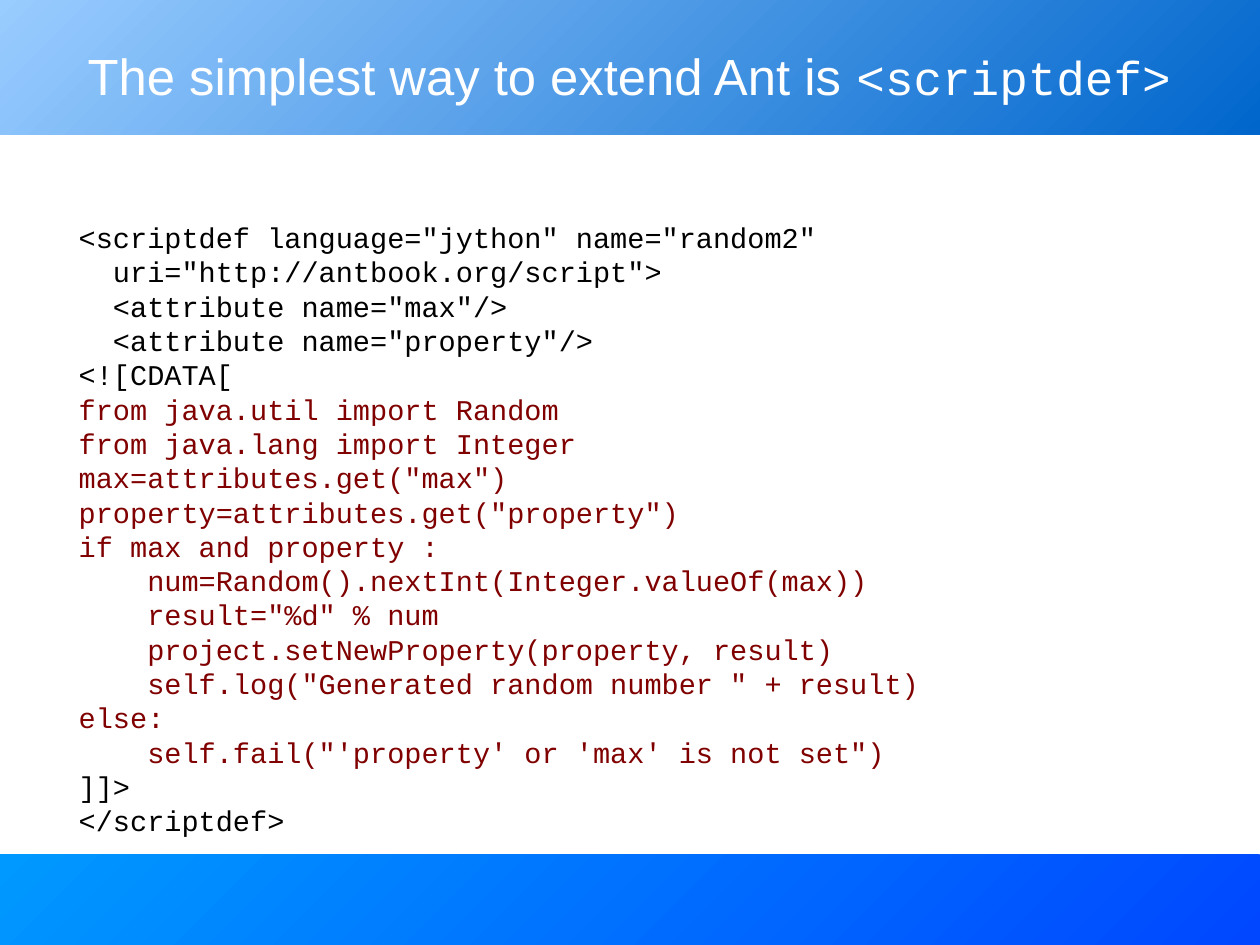
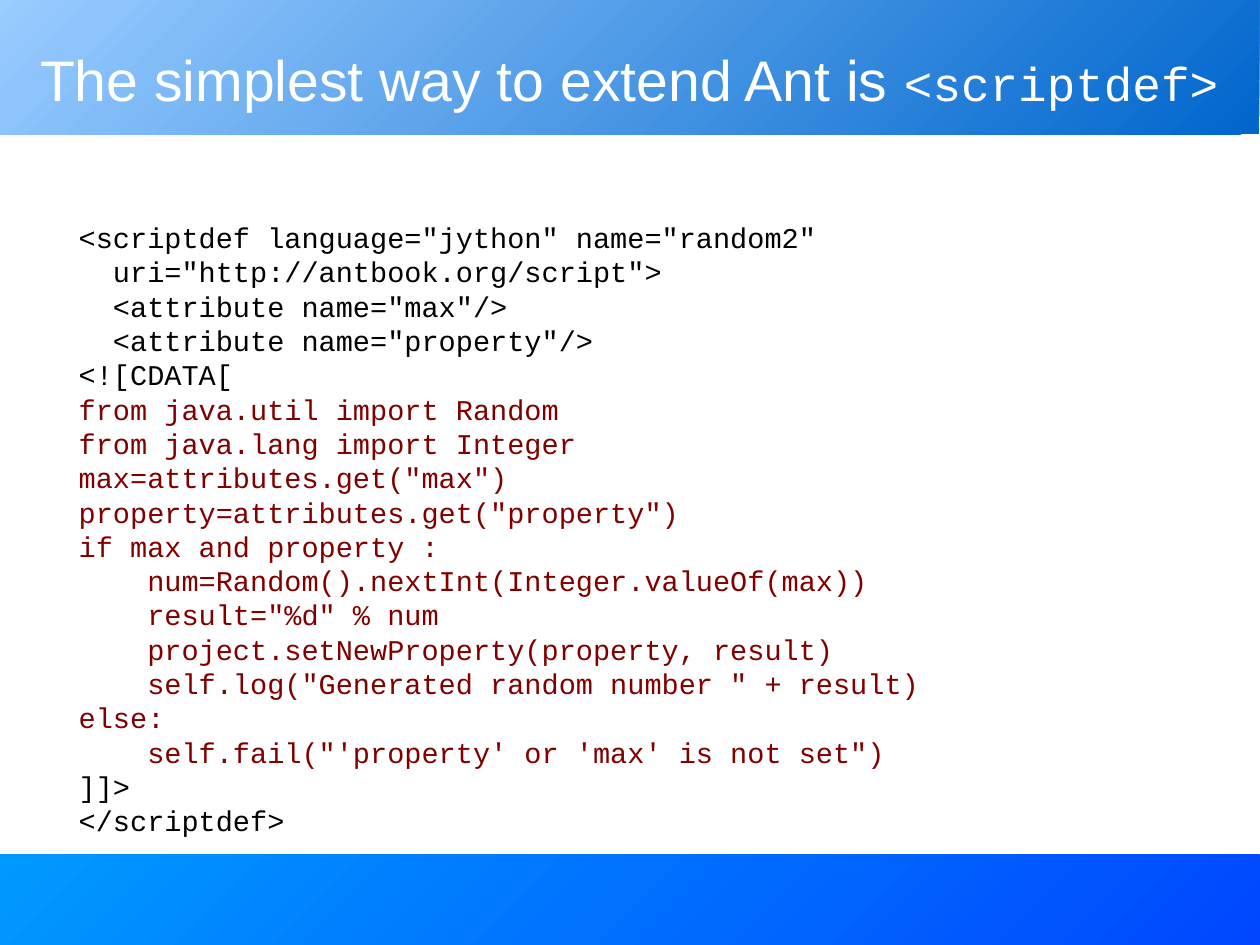
Before and after one commit to BeatrizTercero/repoSvnAnt, a slide deck: slide 6 of core/trunk/docs/slides/extending_ant.odp. Drawn at 1260x945 pixels with LibreOffice and Linux fonts; fonts in the diff are those of the drawing. Boxes give left, top, right and bottom in pixels: in the first picture for what was removed or moved away, otherwise in the second. Text is boxed around its words. In the diff, an @@ line names an element or a change of style, - is before the commit and + after.

```diff
--- a/core/trunk/docs/slides/extending_ant.odp
+++ b/core/trunk/docs/slides/extending_ant.odp
@@ title "The simplest way to extend ...": place and size @@
-title "The simplest way to extend ..." at box(88, 58, 1170, 106)
+title "The simplest way to extend ..." at box(40, 59, 1218, 112)
@@ title "The simplest way to extend ..." at box(40, 59, 1218, 112): size 32 to 36 pt in "The simplest way to extend Ant is"; vertical alignment top to middle @@
```
Also in this commit, not shown: 29 other slides changed.
